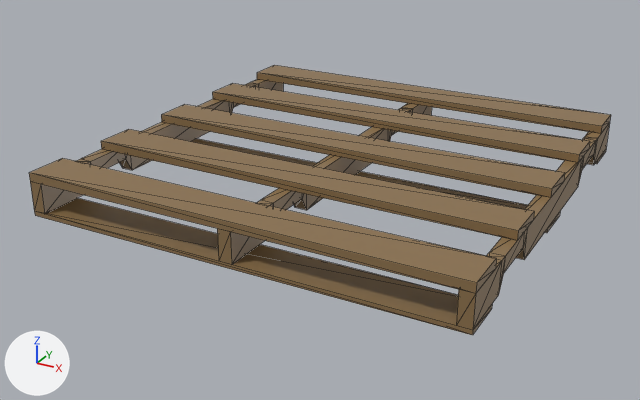
What one commit did to the glTF model Blends/prop-pallet.glb.
Both versions are drawn from a 50 mm lens placed at (1.78, -3.48, 1.51), pointed at (-0.07, -0.12, -0.17). The axes (+X, +Y, +Z) are drawn at lower left. The lights are the same throughout. Mesh edges are drawn as thin lines.

Names of what the first picture shows: 'prop-pallet'.
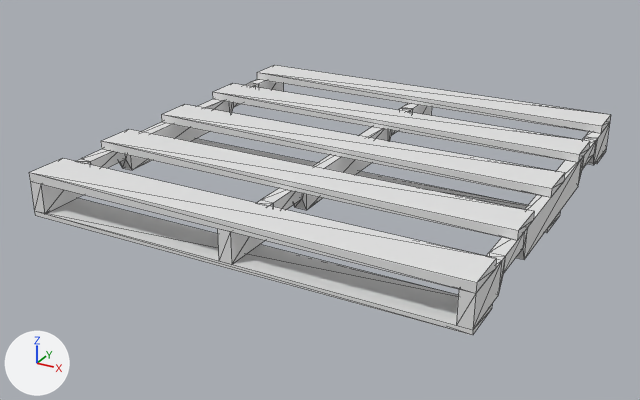
The change, as JSON lines over the scene's bpy script:
```json
{"block": "me_prop_pallet", "where": "me_prop_pallet.from_pydata(...)  # 184 vertices, 324 faces; spans x -1.0..1.0, y -1.0..1.0, z -0.1..0.1"}
{"op": "remove", "block": "me_prop_pallet", "code": "me_prop_pallet.materials.append(mat_prop_pallet)  # picture img_prop_pallet_diffuse"}
```

What differs and where, as boxes [x1, y1, x2, y2] in the pictures (640 x 400 px):
```json
{"object": "prop-pallet", "change": "recoloured", "before": [29, 65, 611, 335], "after": [29, 65, 611, 335], "on screen": "brown to white"}
```
